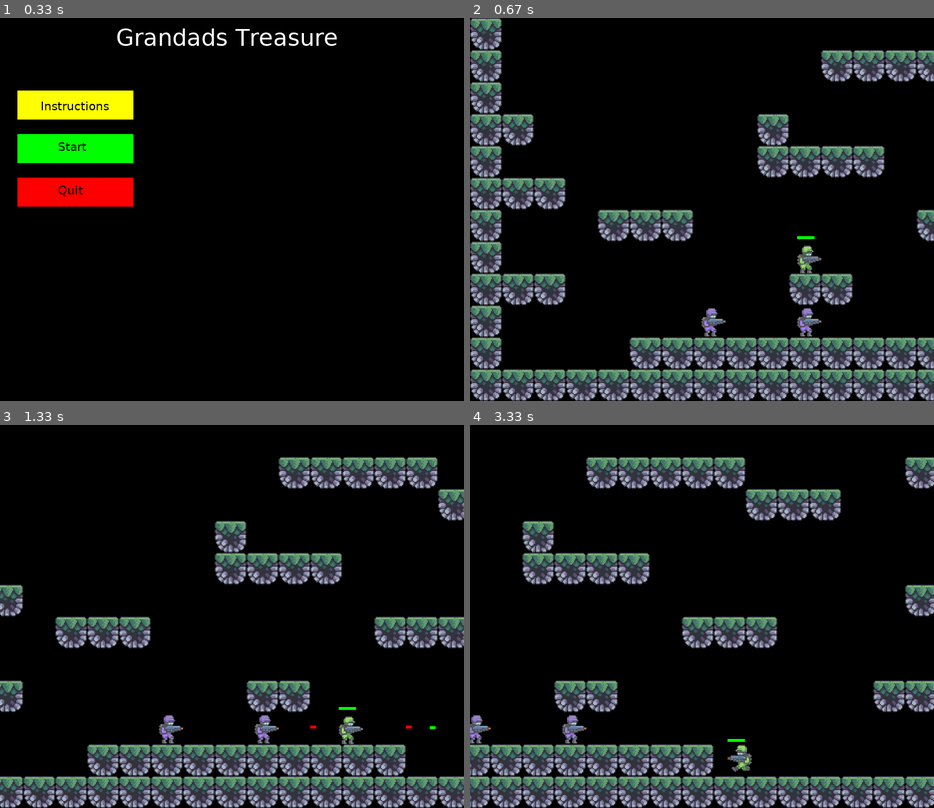
Above: before the commit, frames 1-4 (two rows, left to right).
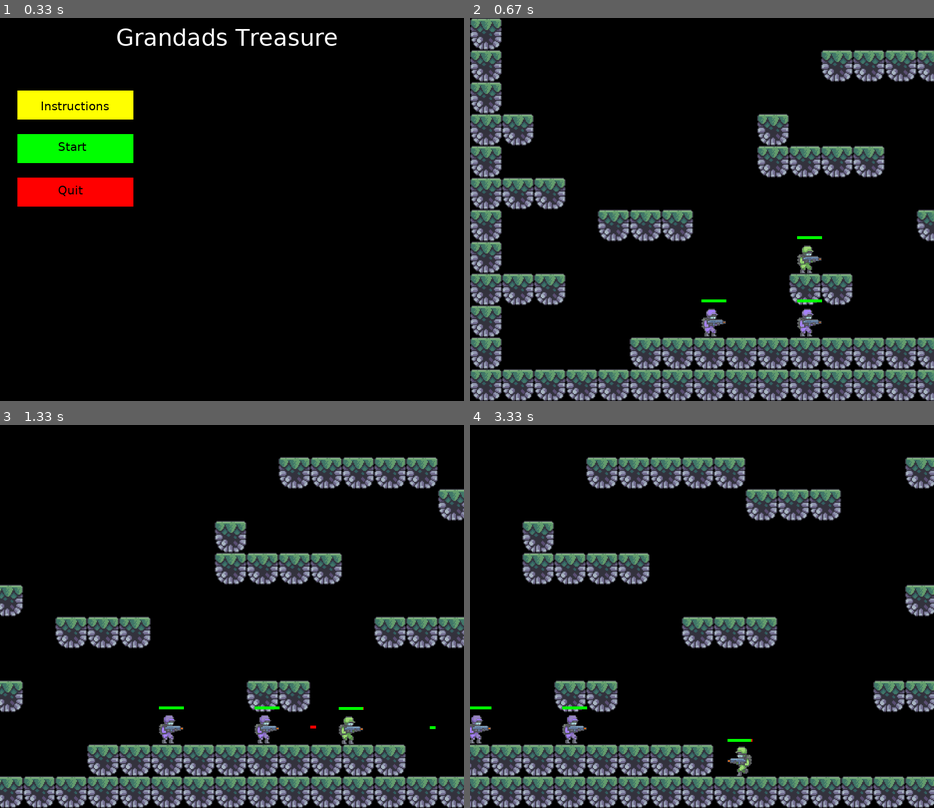
Above: after the commit, the same moments.

Repository: TheoTheobald/PyGame_Group_Project
Game: pygame game, started from theo_first_test/main.py
Two runs of this game, one before a commit and one after it. Both use one fixed random seed, a clock stepped at 60 frames per second and the inputs below.
Inputs (mouse positions are in pixels of both pictures, inside the frame that each line leads up to):
- Up to frame 1 (0.33 s): no input
- Up to frame 2 (0.67 s): click "Start" at 0.38 s
- Up to frame 3 (1.33 s): hold W 0.67-1.13 s; hold Right 0.67-1.13 s; move the mouse to (232, 643) at 0.7 s; tap Space at 1.17 s
- Up to frame 4 (3.33 s): hold Right 1.5-1.97 s; hold Up 2-2.3 s; hold Right 2.33-2.8 s; hold Left from 2.83 s (still down)

Frame 1 is identical in both runs. In frame 2, 0.4% of the frame differs, in the area x 49-76%, y 56-84%; in frame 3, 0.1%; in frame 4, 0.3%.

Commit message:
Bullets and death
Added bullets and caused player and NPC death.

Nothing in place to deal with player death, game crashes.

Diff:
--- a/theo_first_test/level.py
+++ b/theo_first_test/level.py
@@ -65,6 +65,10 @@
                 elif player.direction.x > 0:
                     player.rect.right = tile.rect.left
 
+            for bullet in self.bullets.sprites():
+                if tile.rect.colliderect(bullet.rect):
+                    bullet.kill()
+
     def collisionY(self):
         player = self.player.sprite
         player.fall()
@@ -79,31 +83,34 @@
                     player.rect.top = tile.rect.bottom
                     player.direction.y = 0
 
-    def bulletcollision(self):
+    def bulletHitsCharacter(self):
         player = self.player.sprite
-        bullet = self.bullets.sprite
+
+        for bullet in self.bullets.sprites():
+            if bullet.rect.colliderect(player.rect):
+                bullet.kill()
+                player.health -= 10
+            for enemy in self.enemies.sprites():
+                if bullet.rect.colliderect(enemy.rect) and bullet.colour != enemy.bulletColour and not enemy.dead:
+                    bullet.kill()
+                    enemy.health -= 10
 
 
-
-        for bullet in self.bullets:
-            for tile in self.tiles:
-                if bullet.rect.colliderect(tile.rect):
-                    self.bullets.pop(self.bullets.index(bullet))
 
     def checkPlayerPos(self):
         player = self.player.sprite
 
         for enemy in self.enemies:
-            if enemy.rect.x > player.rect.x: # Facing left
+            if enemy.rect.x > player.rect.x and not enemy.dead: # Facing left
                 enemy.facing = 1
-            if enemy.rect.x < player.rect.x: # Facing right
+            if enemy.rect.x < player.rect.x and not enemy.dead: # Facing right
                 enemy.facing = 0
 
             if enemy.canShoot: # Shooting range, height and cooldown
                 if player.rect.y > enemy.rect.y - 50 and player.rect.y < enemy.rect.y + 50:
                     if player.rect.x > enemy.rect.x - 300 and player.rect.x < enemy.rect.x + 300:
                         enemy.shooting = True
-                        enemy.bulletCooldown = pygame.time.get_ticks()
+                        enemy.timeLastShot = pygame.time.get_ticks()
             else:
                 enemy.shooting = False
 
@@ -132,10 +139,14 @@
         self.enemies.update(self.scrollSpeed)
         self.checkPlayerPos()
 
+        for enemy in self.enemies:
+            enemy.healthBar(self.display)
+
 
         # Bullet stuff
         self.bullets.draw(self.display)
         self.bullets.update()
+        self.bulletHitsCharacter()
 
         for player in self.player:
             if player.shooting:
--- a/theo_first_test/main.py
+++ b/theo_first_test/main.py
@@ -42,17 +42,6 @@
         start_game = pygame.Rect(30, 200, 200, 50)
         quit_surface = small_font.render('Quit', True, 'black')
         quit_game = pygame.Rect(30, 275, 200, 50)
-        if instruct.collidepoint((mo_x, mo_y)):
-            if click:
-                instructions()
-        #collidepoint function -tests if coordinates of mouse in rectangle
-        if start_game.collidepoint((mo_x, mo_y)):
-            if click:
-                game()
-        if quit_game.collidepoint((mo_x, mo_y)):
-            if click:
-                 pygame.quit()
-                 sys.exit()
 
         pygame.draw.rect(scrn, ('yellow'), instruct)#colour of button
         scrn.blit(instruct_surface,(70,140))#positioning of text
@@ -60,21 +49,25 @@
         scrn.blit(start_surface,(100,210))
         pygame.draw.rect(scrn, ('red'), quit_game)
         scrn.blit(quit_surface,(100,285))
-        click = False
+
         for event in pygame.event.get():
-            if event.type == pygame.QUIT:
+            if event.type == pygame.QUIT or event.type == pygame.KEYDOWN and event.key == pygame.K_ESCAPE:
                 pygame.quit()
                 sys.exit()
-            if event.type == pygame.KEYDOWN:#detects if key pressed
-                if event.key == pygame.K_ESCAPE:
+            if event.type == pygame.MOUSEBUTTONDOWN: #if the button is pressed
+                if instruct.collidepoint((mo_x, mo_y)):
+                    instructions()
+                #collidepoint function -tests if coordinates of mouse in rectangle
+                if start_game.collidepoint((mo_x, mo_y)):
+                    game()
+                if quit_game.collidepoint((mo_x, mo_y)):
                     pygame.quit()
                     sys.exit()
-            if event.type == pygame.MOUSEBUTTONDOWN: #if the button is pressed
-                if event.button == 1:
-                    click = True
 
         pygame.display.update()
         clock.tick(60)
+
+
 # Button leads to new screen
 def instructions():
     running = True
@@ -109,9 +102,6 @@
                 pygame.quit()
                 sys.exit()
 
-            # if event.type == pygame.K_SPACE:
-            #     level.bullets += level.player.shoot()
-
 
         scrn.fill('black')
         level.run()
@@ -120,36 +110,4 @@
         pygame.display.update()
         clock.tick(60)
 
-# def game():
-#     running = True
-#     while running:
-#         screen.fill(('white'))
-
-
-#         for event in pygame.event.get():
-#             if event.type == QUIT:
-#                 pygame.quit()
-#                 sys.exit()
-#             if event.type == KEYDOWN:
-#                 if event.key == K_ESCAPE:
-#                     running = False
-
-#         pygame.display.update()
-#         clock.tick(60)
-# Exit the game
-# def exit_game():
-#     running = True
-#     while running:
-#         for event in pygame.event.get():
-#             if event.type == pygame.QUIT:
-#                 pygame.quit()
-#                 sys.exit()
-#             if event.type == pygame.MOUSEBUTTONDOWN:
-#                 if event.button == 1:
-#                     pygame.quit()
-
-
-#         pygame.display.update()
-#         clock.tick(60)
-
 menu()
--- a/theo_first_test/player.py
+++ b/theo_first_test/player.py
@@ -20,21 +20,23 @@
         self.updateTime = pygame.time.get_ticks()
         self.stance = 0
         self.shooting = False
-        self.bulletCooldown = pygame.time.get_ticks()
+        self.timeLastShot = pygame.time.get_ticks()
         self.canShoot = True
         self.className = 'character'
+        self.bulletCooldown = 1000
+        self.dead = False
 
 
         # Char movement
         self.direction = pygame.math.Vector2(0, 0)
         self.speed = 5
         self.gravity = 1
-        self.jumpSpeed = -20
+        self.jumpSpeed = -18
 
         # Char appearance
         self.animations = []
         rightLeft = ['right', 'left']
-        animationTypes = ['Idle', 'Run', 'Jump']
+        animationTypes = ['Idle', 'Run', 'Jump', 'Death']
         for j in rightLeft:
             LST = []
             for elem in animationTypes:
@@ -61,6 +63,8 @@
             self.updateTime = pygame.time.get_ticks() # Update time since last update
             self.frameIndex += 1                       # Move frame forward 1
         if self.frameIndex >= len(self.animations[self.facing][self.stance]):
+            if self.stance == 3:
+                self.kill()
             self.frameIndex = 0
 
     def shoot(self):
@@ -75,11 +79,10 @@
         return Projectile(xPos, yPos, 5, self.bulletColour, Dir)
 
     def shootRate(self):
-        if self.bulletCooldown + 400 < pygame.time.get_ticks():
+        if self.timeLastShot + self.bulletCooldown < pygame.time.get_ticks() and not self.dead:
             self.canShoot = True
         else:
             self.canShoot = False
-
 
     def fall(self):
         self.direction.y += self.gravity
@@ -92,31 +95,40 @@
             self.frameIndex = 0
             self.stance = 2
 
+    def die(self):
+        if self.health <= 0:
+            self.dead = True
+            self.stance = 3
+
+    def healthBar(self, scrn):
+        pygame.draw.rect(scrn, (255, 0, 0), (self.rect.x, self.rect.y - 10, 43, 5))
+        pygame.draw.rect(scrn, (0, 255, 0), (self.rect.x, self.rect.y - 10, (43 * (self.health/self.totalHealth)), 5))
+
+
     def update(self):
         self.animatePlayer()
         self.shootRate()
+        self.die()
 
-    def healthBar(self,scrn):
-        self.display = scrn
-        pygame.draw.rect(self.display, (255,0,0), (self.rect.x, self.rect.y - 10, 30,5))
-        pygame.draw.rect(self.display, (0,255,0), (self.rect.x, self.rect.y - 10, self.health, 5))
 
 class Player(Character):
     def __init__(self, pos):
         Character.__init__(self, pos)
         self.className = 'player'
+        self.bulletCooldown = 200
 
         # Player movement
         self.direction = pygame.math.Vector2(0, 0)
         self.speed = 5
         self.gravity = 1
         self.jumpSpeed = -20
-        self.health = 30
+        self.totalHealth = 500
+        self.health = 500
 
         # Player appearance
         self.animations = []
         rightLeft = ['right', 'left']
-        animationTypes = ['Idle', 'Run', 'Jump']
+        animationTypes = ['Idle', 'Run', 'Jump', 'Death']
         for j in rightLeft:
             LST = []
             for elem in animationTypes:
@@ -158,7 +170,7 @@
 
         if keys[pygame.K_SPACE] and self.canShoot:
             self.shooting = True
-            self.bulletCooldown = pygame.time.get_ticks()
+            self.timeLastShot = pygame.time.get_ticks()
         else: self.shooting = False
 
     def update(self):
@@ -166,10 +178,10 @@
         self.getInput()
 
 
-
 class Enemy(Character):
     def __init__(self, pos):
         Character.__init__(self, pos)
+        self.totalHealth = 20
         self.health = 20
         self.className = 'enemy'
 
